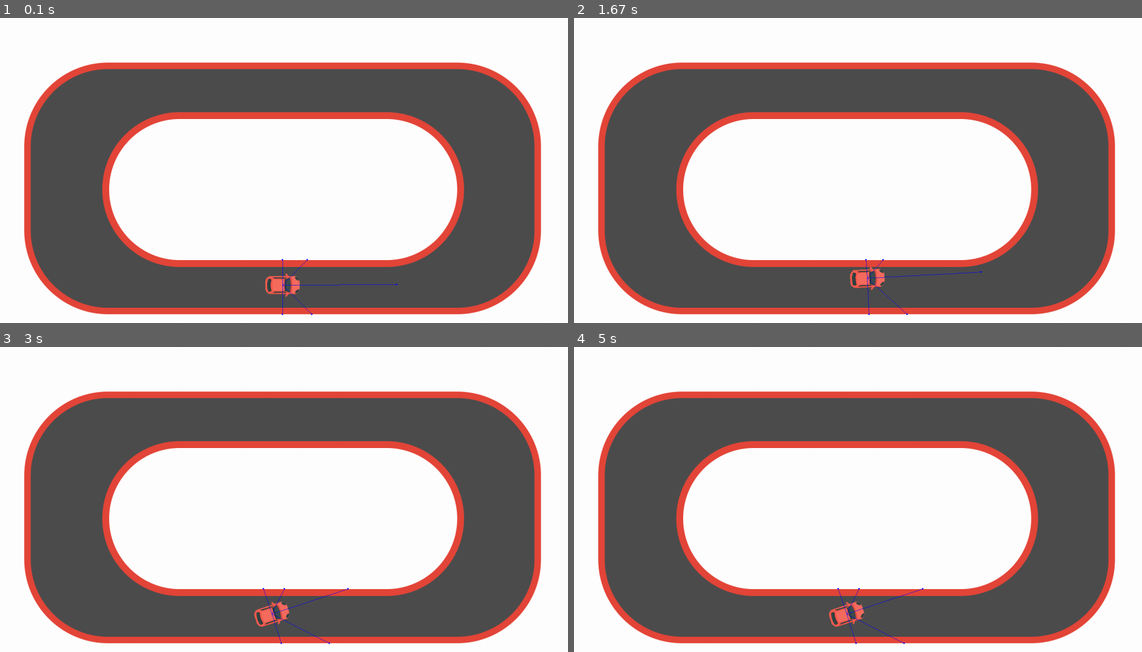
Above: before the commit, frames 1-4 (two rows, left to right).
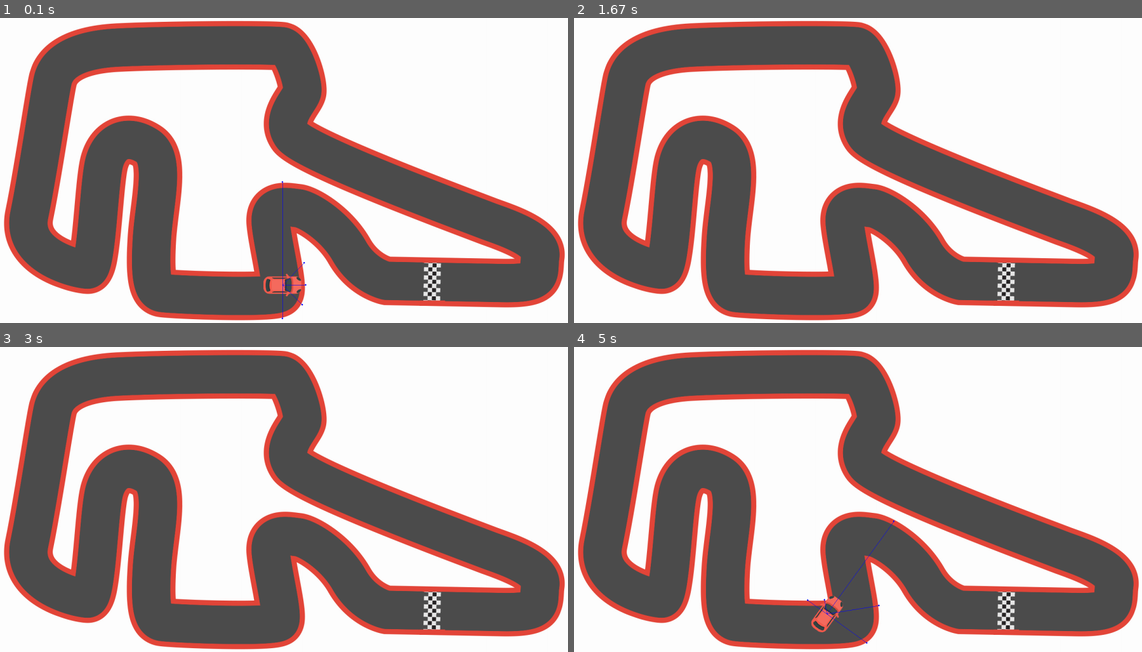
Above: after the commit, the same moments.

Repository: OJP98/self-driving-car
Game: pygame game, started from simulation/main.py
Same seed, same stepped clock (60 frames per second), same inputs: the game is played once before the commit and once after it.
Inputs:
- Up to frame 1 (0.1 s): no input
- Up to frame 2 (1.67 s): hold Right 0.33-0.8 s; hold Up 0.83-1.13 s; tap Space at 0.9 s
- Up to frame 3 (3 s): hold Left 1.67-2.2 s; tap Space at 1.73, 2.03, 2.3, 2.63, 2.93 s; hold Down 2.23-2.53 s; hold Left 2.57-2.97 s
- Up to frame 4 (5 s): hold Right from 4.97 s (still down)

The runs differ from the first frame. In frame 1, 54% of the frame differs, in the area x 0-100%, y 0-100%; in frame 2, 54%; in frame 3, 54%; in frame 4, 55%.

Commit message:
Fixed bug that caused game to crash (car too close to window edge)

Diff:
--- a/simulation/car.py
+++ b/simulation/car.py
@@ -67,10 +67,24 @@
             ) * length
         )
 
+        # Check if the pixel we want is not out of range
+        try:
+            pixel = self.game_map.get_at((x_len, y_len))
+        except IndexError:
+            pixel = WHITE_COLOR
+
         # We have to check if one of the sides is out of the track
-        while not self.game_map.get_at((x_len, y_len)) == WHITE_COLOR and length < 300:
-            # Change the length and update x and y values
-            length = length + 1
+        while pixel != WHITE_COLOR and length < 300:
+
+            try:
+                # Try to get the furthest pixel in the game
+                pixel = self.game_map.get_at((x_len, y_len))
+            except IndexError:
+                # If it fails, just set it as a white color
+                pixel = WHITE_COLOR
+            else:
+                # Change the length and update x and y values
+                length = length + 1
 
             # Update x values
             x_len = int(
@@ -112,11 +126,15 @@
         self.collided = False
 
         for point in self.collision_points:
-            if self.game_map.get_at((
-                int(point[0]), int(point[1])
-            )) == WHITE_COLOR:
+
+            try:
+                if self.game_map.get_at((
+                    int(point[0]), int(point[1])
+                )) == WHITE_COLOR:
+                    self.collided = True
+                    break
+            except:
                 self.collided = True
-                break
 
     def get_collided(self):
         """Returns if the car has collided or not"""
--- a/simulation/main.py
+++ b/simulation/main.py
@@ -23,8 +23,9 @@
 pygame.display.set_icon(icon)
 
 # Map to be tested
-game_map = pygame.image.load('practice_track.png')
+# game_map = pygame.image.load('practice_track.png')
 # game_map = pygame.image.load('track1.png')
+game_map = pygame.image.load('track2.png')
 
 
 def main():
@@ -35,7 +36,7 @@
     dif_x = 0
     dif_y = 0
     dif_angle = 0
-    car_speed = 1
+    car_speed = 3
 
     running = True
     while running:
--- a/simulation/pygameUtils.py
+++ b/simulation/pygameUtils.py
@@ -23,7 +23,7 @@
 
 def calc_sides(coords, angle):
     """Calculates the four points of the car (top and bottom right & left)"""
-    length = 40
+    length = 50
     top_left = [
         coords[0] + math.cos(math.radians(360 - (angle + 30))) * length,
         coords[1] + math.sin(math.radians(360 - (angle + 30))) * length
Binary file changed: simulation/red_car.png
